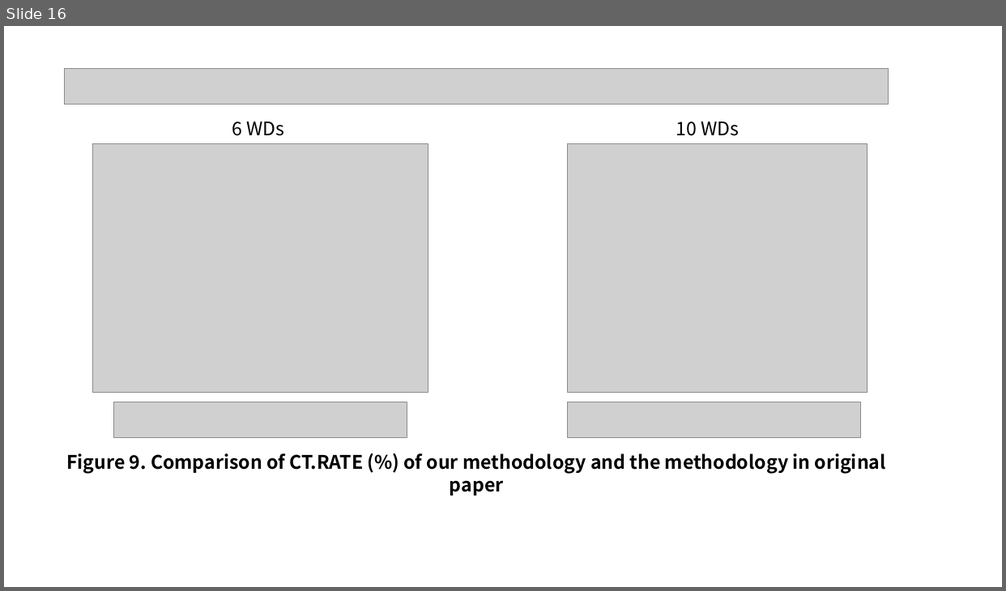
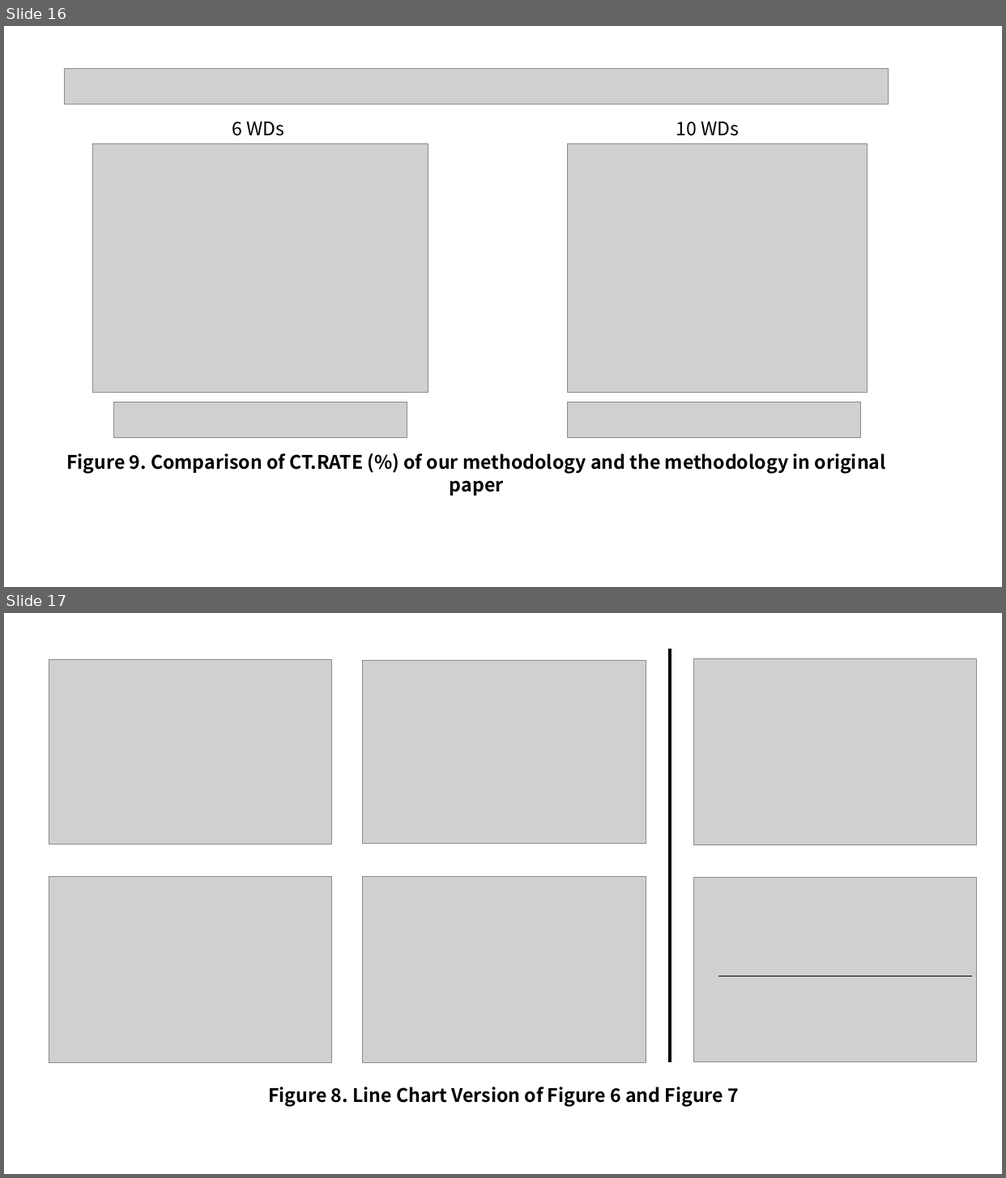
Before and after one commit to WannaBeSuperteur/2020, a slide deck: WPCN/for_final_paper.pptx. Shown one above the other, each under a label of ours: slide 16 before the commit, slides 16 and 17 after it. The pictures are 1006x591 and 1006x1178 pixels, drawn with LibreOffice and Linux fonts; fonts in the diff are those of the drawing; grey boxes stand for pictures. Boxes give left, top, right and bottom in pixels: in the first picture for what was removed or moved away, otherwise in the second. Text is boxed around its words. In the diff, an @@ line names an element or a change of style, - is before the commit and + after.

```diff
--- a/WPCN/for_final_paper.pptx
+++ b/WPCN/for_final_paper.pptx
@@ slide 17 added at (x1=4, y1=613, x2=1002, y2=1174), background #FFFFFF @@
@@ picture added at (x1=49, y1=659, x2=332, y2=844) @@
@@ picture added at (x1=363, y1=661, x2=646, y2=844) @@
@@ line added from (670, 648) to (670, 1063), #000000 3 pt @@
@@ picture added at (x1=694, y1=658, x2=978, y2=845) @@
@@ picture added at (x1=49, y1=876, x2=332, y2=1063) @@
@@ picture added at (x1=363, y1=877, x2=646, y2=1063) @@
@@ picture added at (x1=694, y1=877, x2=978, y2=1063) @@
@@ line added from (718, 976) to (972, 976), #000000 0.5 pt @@
@@ text added at (x1=268, y1=1087, x2=739, y2=1106), 18 pt, text #000000, bold @@
+Figure 8. Line Chart Version of Figure 6 and Figure 7
```
Also in this commit, not shown: 1 other slide added, 2 other files.
